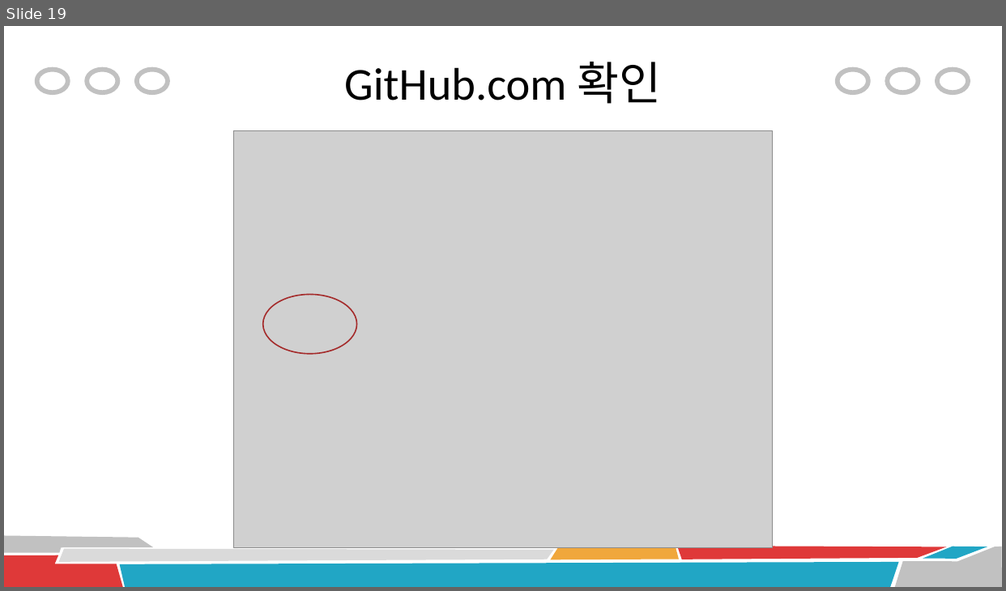
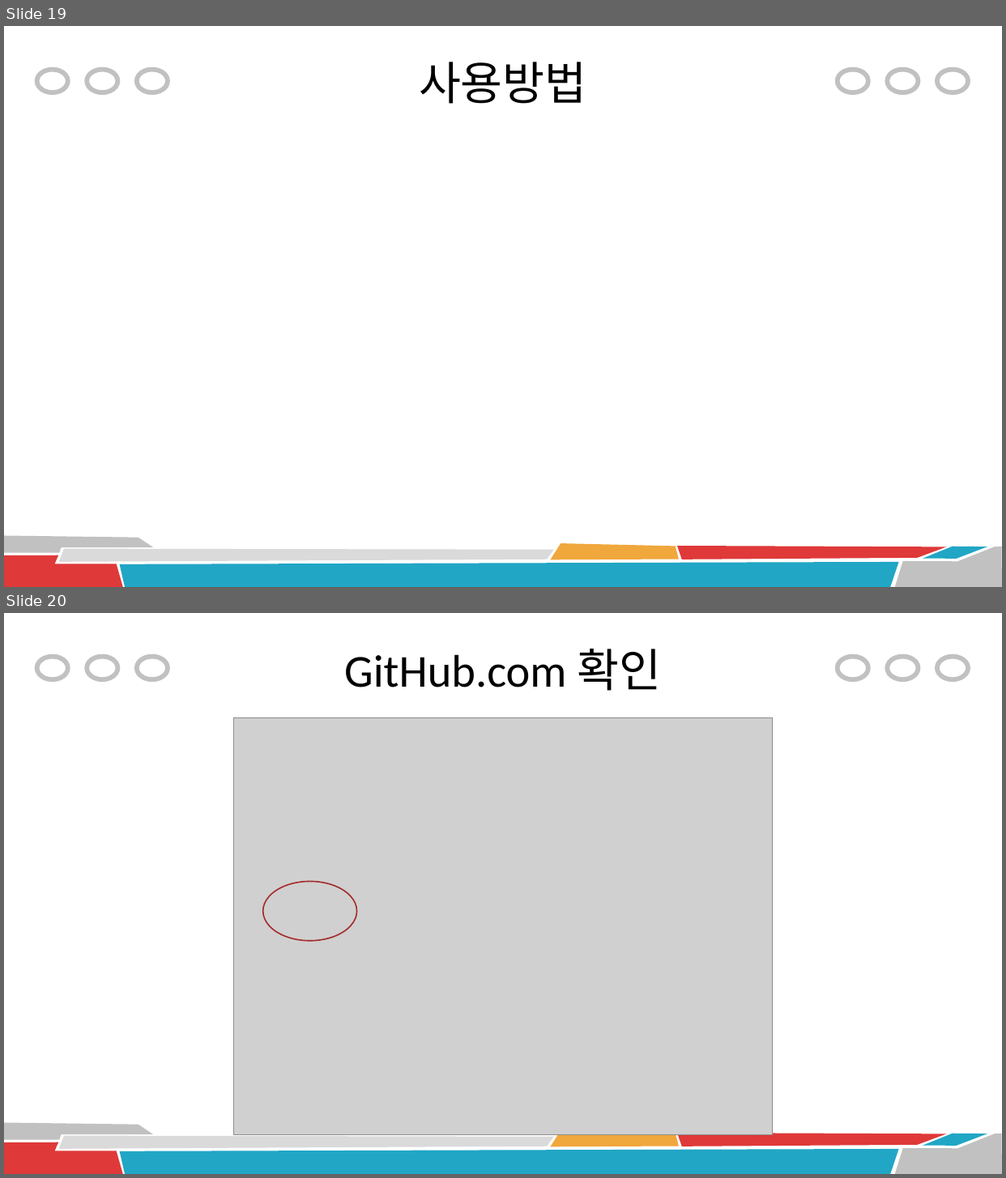
Before and after one commit to BeeEyeDmu/PowerPoint, a slide deck: Git Tutorial for KYU Students.pptx. Shown one above the other, each under a label of ours: slide 19 before the commit, slides 19 and 20 after it. The pictures are 1006x591 and 1006x1178 pixels, drawn with LibreOffice and Linux fonts; fonts in the diff are those of the drawing; grey boxes stand for pictures. Boxes give left, top, right and bottom in pixels: in the first picture for what was removed or moved away, otherwise in the second. Text is boxed around its words. In the diff, an @@ line names an element or a change of style, - is before the commit and + after.

Commit message:
연습용 파일변경

```diff
--- a/Git Tutorial for KYU Students.pptx
+++ b/Git Tutorial for KYU Students.pptx
@@ slide 19 added at <box>4,26,1002,587</box>, background #FFFFFF; not listed: 14 template elements that a slide beside it also shows @@
@@ title added at <box>419,62,587,104</box>, 44 pt, text #000000 @@
+사용방법
@@ what was slide 19 is now slide 20 @@
```
